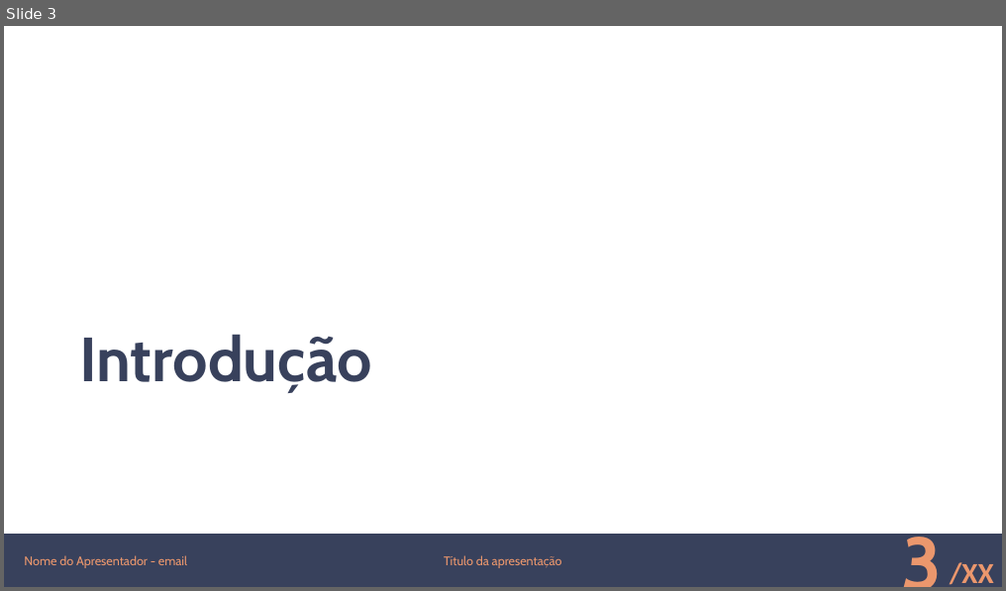
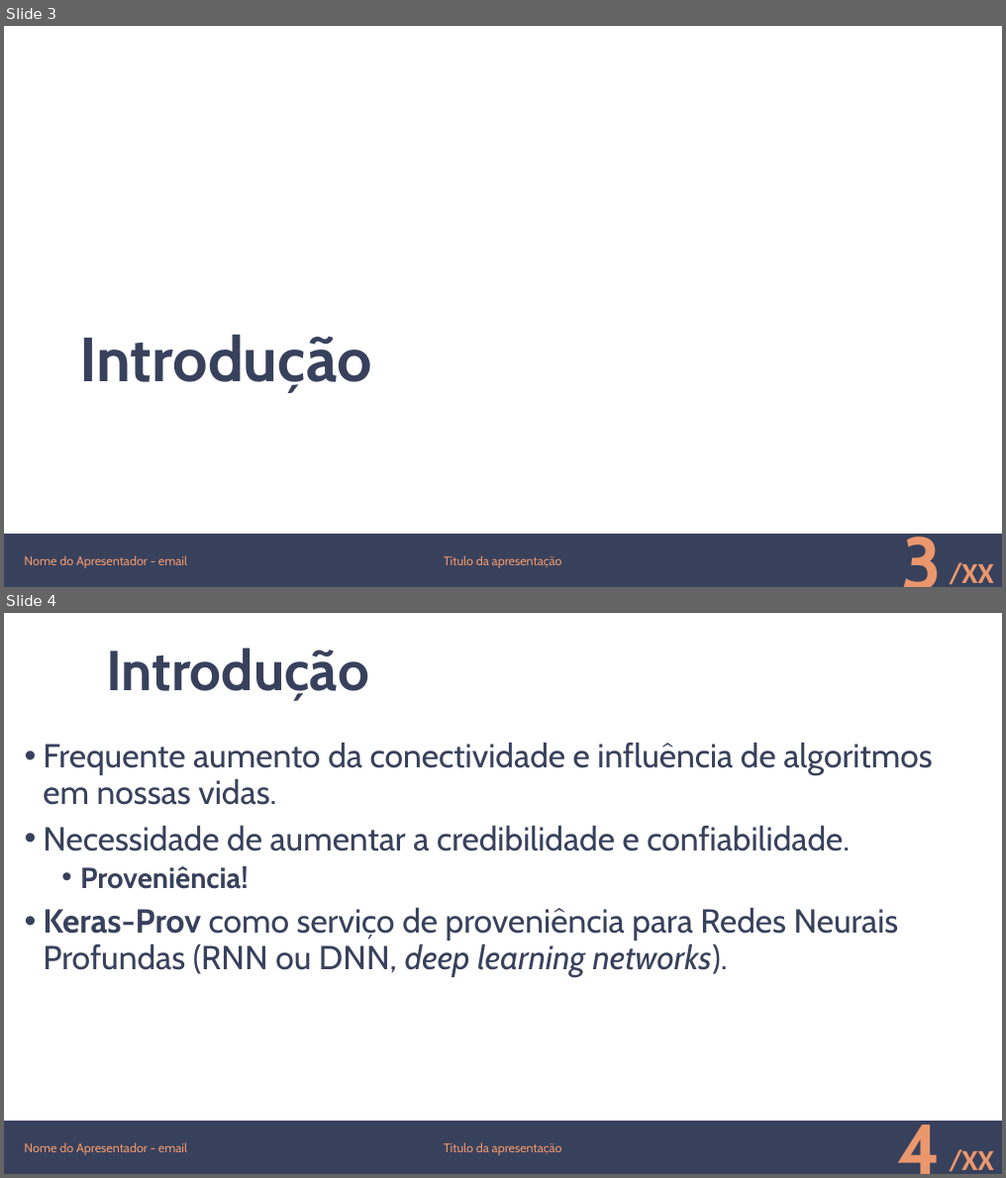
Before and after one commit to lincolncosta/alexnet-oxford-flowers, a slide deck: apresentacao-final.pptx. Shown one above the other, each under a label of ours: slide 3 before the commit, slides 3 and 4 after it. The pictures are 1006x591 and 1006x1178 pixels, drawn with LibreOffice and Linux fonts; fonts in the diff are those of the drawing; background and template pictures are left out. Boxes give left, top, right and bottom in pixels: in the first picture for what was removed or moved away, otherwise in the second. Text is boxed around its words. In the diff, an @@ line names an element or a change of style, - is before the commit and + after.

Commit message:
finalização da introdução da apresentação

```diff
--- a/apresentacao-final.pptx
+++ b/apresentacao-final.pptx
@@ slide 4 added at [4,613,1002,1174], background #FFFFFF; not listed: 2 template elements that a slide beside it also shows @@
@@ title added at [106,648,369,701], 54 pt, text #38415C, bold @@
+Introdução
@@ text added at [43,743,932,977], 32 pt, text #38415C @@
+• Frequente aumento da conectividade e influência de algoritmos em nossas vidas.
+• Necessidade de aumentar a credibilidade e confiabilidade.
+  • Proveniência!
+• Keras-Prov como serviço de proveniência para Redes Neurais Profundas (RNN ou DNN, deep learning networks).
@@ text added at [24,1143,187,1156], 12 pt, text #EB976D @@
+Nome do Apresentador - email
@@ text added at [444,1143,562,1156], 12 pt, text #EB976D @@
+Título da apresentação
@@ page number added at [724,1133,948,1162], 72 pt, text #EB976D, bold @@
+4
```
Also in this commit, not shown: 1 slide changed, 1 other slide added.
